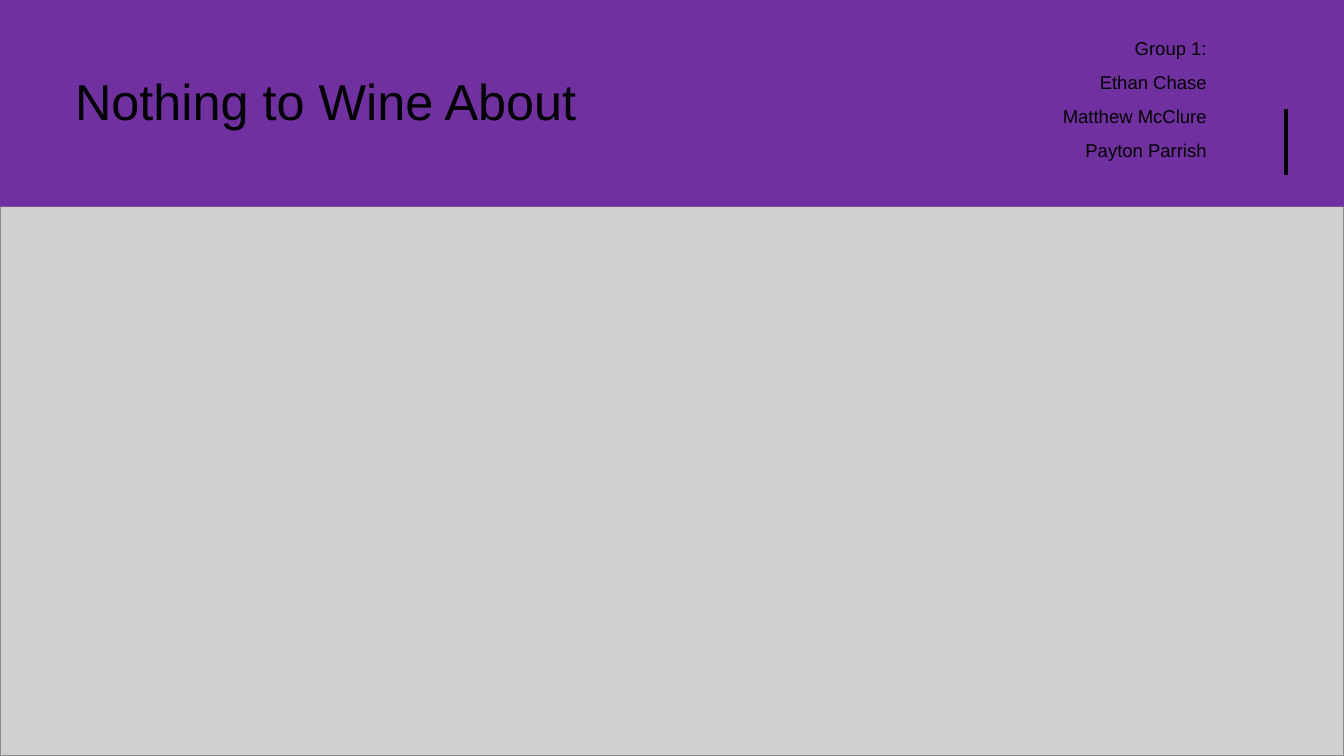
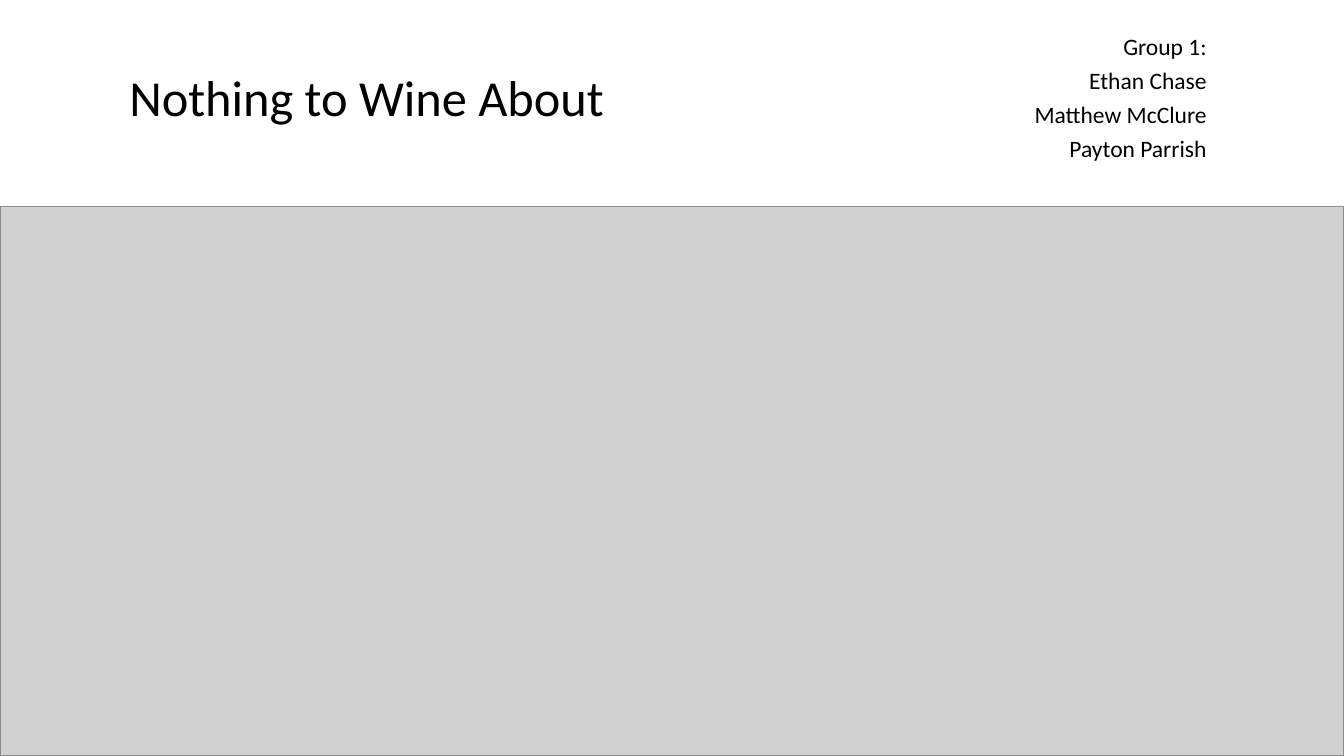
Before and after one commit to Mystaex/CSE4334-Project-Wine, a slide deck: slide 1 of wine_presentation.pptx. Drawn at 1344x756 pixels with LibreOffice and Linux fonts; fonts in the diff are those of the drawing; grey boxes stand for pictures. Boxes give left, top, right and bottom in pixels: in the first picture for what was removed or moved away, otherwise in the second. Text is boxed around its words. In the diff, an @@ line names an element or a change of style, - is before the commit and + after.

```diff
--- a/wine_presentation.pptx
+++ b/wine_presentation.pptx
@@ background #7030A0 to #FFFFFF @@
@@ rectangle removed at bbox=[0, 0, 1344, 280] @@
@@ rectangle removed at bbox=[0, 0, 1344, 393] @@
@@ rectangle removed at bbox=[0, 0, 1344, 756] @@
@@ rectangle removed at bbox=[0, 0, 1344, 207] @@
@@ title "Nothing to Wine About" at bbox=[129, 81, 603, 125]: font Arial to Calibri; alignment left to centre; line spacing 1 to 0.9 @@
@@ subtitle "Group 1:" at bbox=[1035, 39, 1207, 161]: size 13.2 to 16.8 pt, font Arial to Calibri; line spacing 0.9 to 0.7 @@
@@ line removed from (1287, 109) to (1287, 174) @@
```
Also in this commit, not shown: 6 other slides changed, 4 slides added, 4 slides removed, 1 other file.
